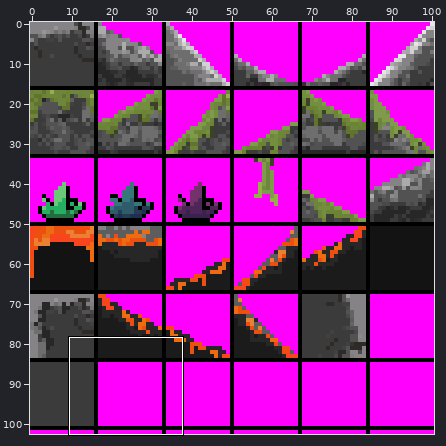
Two versions of one sprite sheet, Resources/CaveTileset.png. The first picture is a wide view before the edit; the outline marks the close-up.
Close-up. As it was:
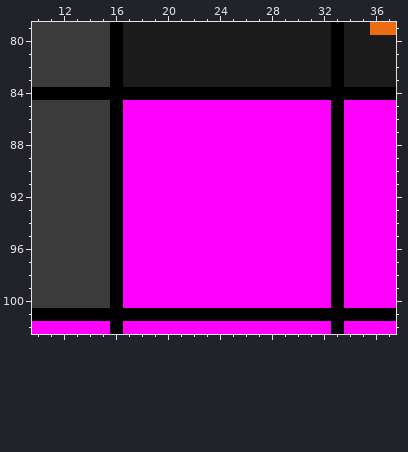
The file is 101x103 pixels. Colours within 5 levels of each other are drawn and written as one. Shown: x 10..37, y 79..102.
Now the later version:
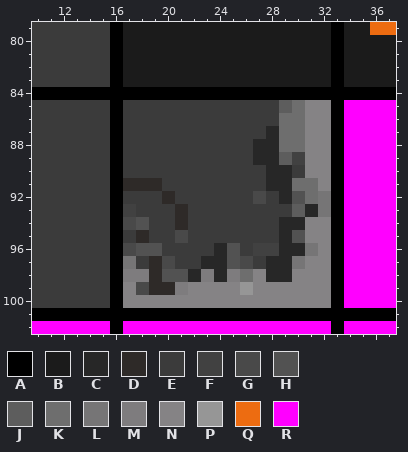
Palette (. is transparent): A #000000  B #1b1b1b  C #272727  D #2e2a28  E #3b3b3b  F #414141  G #494949  H #525252  J #5d5d5d  K #6e6e6e  L #767576  M #7e7c7e  N #858385  P #969696  Q #ed6c11  R #ff00ff
Edits made:
y 85: x 17..32 RRRRRRRRRRRRRRRR -> EEEEEEEEEEEEJKNN
y 86: x 17..32 RRRRRRRRRRRRRRRR -> EEEEEEEEEEEEKKNN
y 87: x 17..32 RRRRRRRRRRRRRRRR -> EEEEEEEEEEECKKNN
y 88: x 17..32 RRRRRRRRRRRRRRRR -> EEEEEEEEEECCKKNN
y 89: x 17..32 RRRRRRRRRRRRRRRR -> EEEEEEEEEECCJFNN
y 90: x 17..32 RRRRRRRRRRRRRRRR -> EEEEEEEEEEECCENN
y 91: x 17..32 RRRRRRRRRRRRRRRR -> DDDEEEEEEEECCKKN
y 92: x 17..32 RRRRRRRRRRRRRRRR -> EEEDEEEEEEGECHKL
y 93: x 17..32 RRRRRRRRRRRRRRRR -> FEEEDEEEEEEEEJCL
y 94: x 17..32 RRRRRRRRRRRRRRRR -> GHEEDEEEEEEECCNN
y 95: x 17..32 RRRRRRRRRRRRRRRR -> EDEEGEEEEEEECHNN
y 96: x 17..32 RRRRRRRRRRRRRRRR -> GHHEEEECHEFFCCLN
y 97: x 17..32 RRRRRRRRRRRRRRRR -> LEDGEECCHGECCLNN
y 98: x 17..32 RRRRRRRRRRRRRRRR -> MMDHHCMCMKNCCNNN
y 99: x 17..32 RRRRRRRRRRRRRRRR -> NGDDMNNNNPNNNNNN
y 100: x 17..32 RRRRRRRRRRRRRRRR -> NNNNNNNNNNNNNNNN
Boxes around the changes in both close-ups, in picture pixels (x1, y1, x2, y2):
changed: (123, 100, 331, 308)
